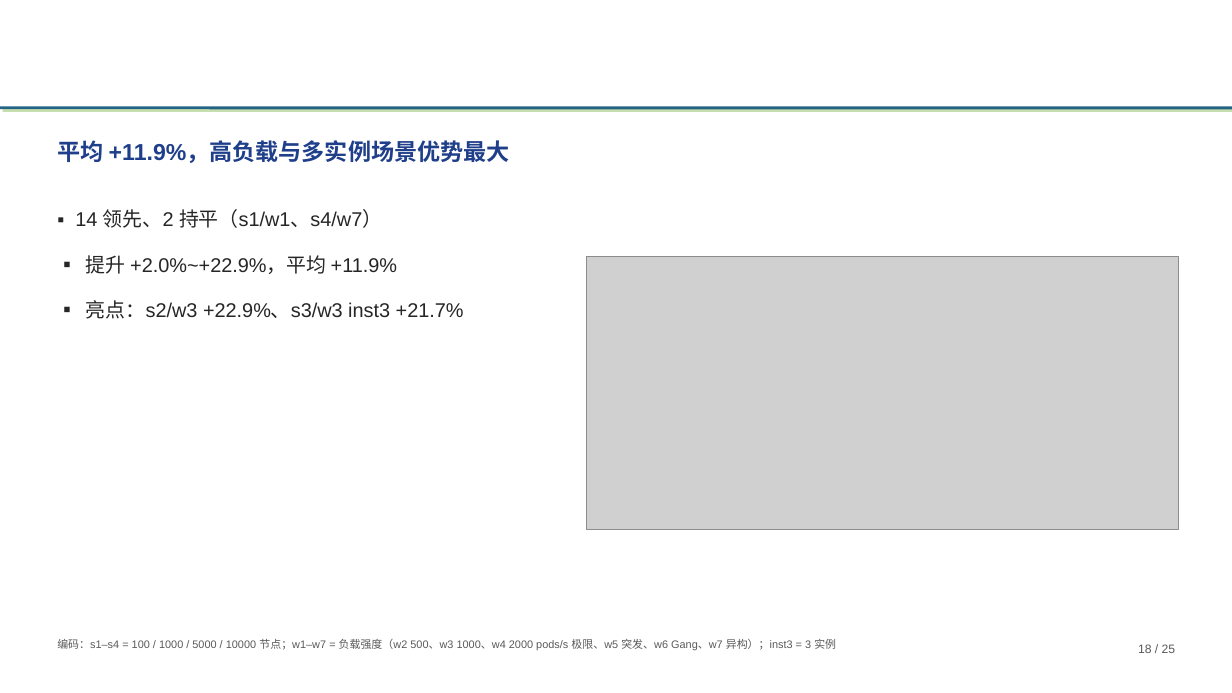
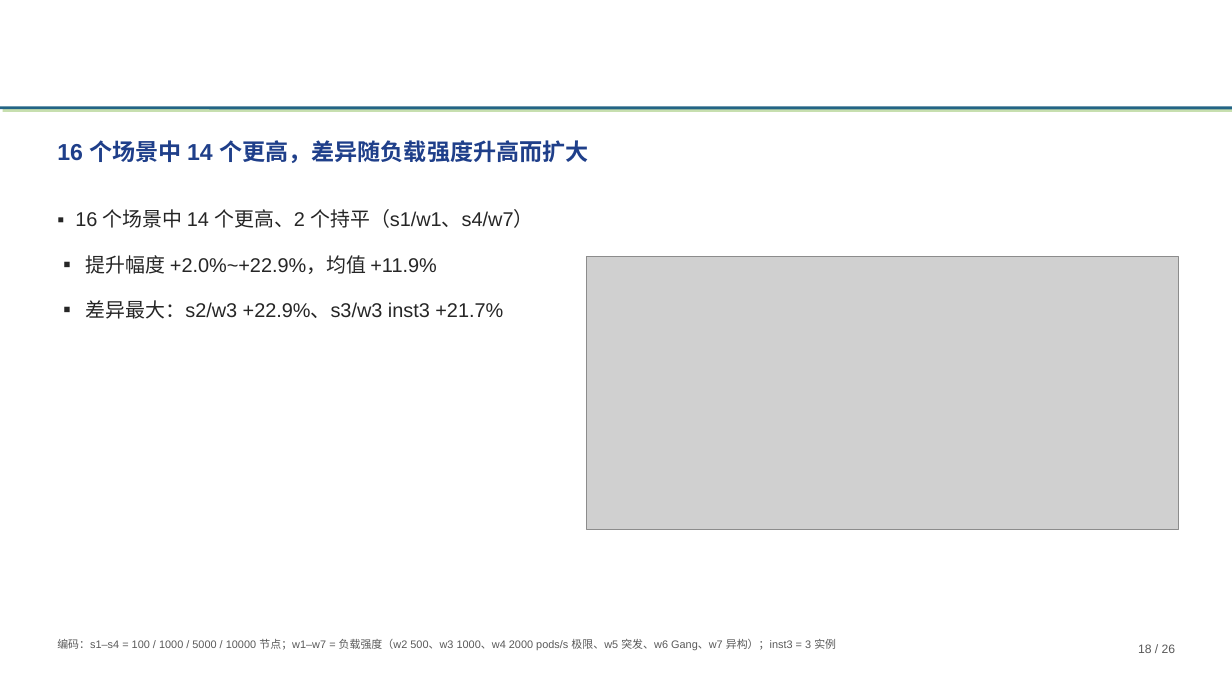
Before and after one commit to tengfei86/godel-scheduler, a slide deck: slide 18 of docs/thesis/defense/基于etcd的分布式Kubernetes调度器研究与实现-高铜.pptx. Drawn at 1232x693 pixels with LibreOffice and Linux fonts; fonts in the diff are those of the drawing; grey boxes stand for pictures; background and template pictures are left out. Boxes give left, top, right and bottom in pixels: in the first picture for what was removed or moved away, otherwise in the second. Text is boxed around its words. In the diff, an @@ line names an element or a change of style, - is before the commit and + after.

```diff
--- a/docs/thesis/defense/基于etcd的分布式Kubernetes调度器研究与实现-高铜.pptx
+++ b/docs/thesis/defense/基于etcd的分布式Kubernetes调度器研究与实现-高铜.pptx
@@ text at [57, 140, 589, 163]: text changed @@
-平均 +11.9%，高负载与多实例场景优势最大
+16 个场景中 14 个更高，差异随负载强度升高而扩大
@@ text at [75, 209, 533, 319]: text changed @@
-▪ 14 领先、2 持平（s1/w1、s4/w7）
-▪ 提升 +2.0%~+22.9%，平均 +11.9%
-▪ 亮点：s2/w3 +22.9%、s3/w3 inst3 +21.7%
+▪ 16 个场景中 14 个更高、2 个持平（s1/w1、s4/w7）
+▪ 提升幅度 +2.0%~+22.9%，均值 +11.9%
+▪ 差异最大：s2/w3 +22.9%、s3/w3 inst3 +21.7%
```
Also in this commit, not shown: 24 other slides changed, 1 slide added, 2 other files.
